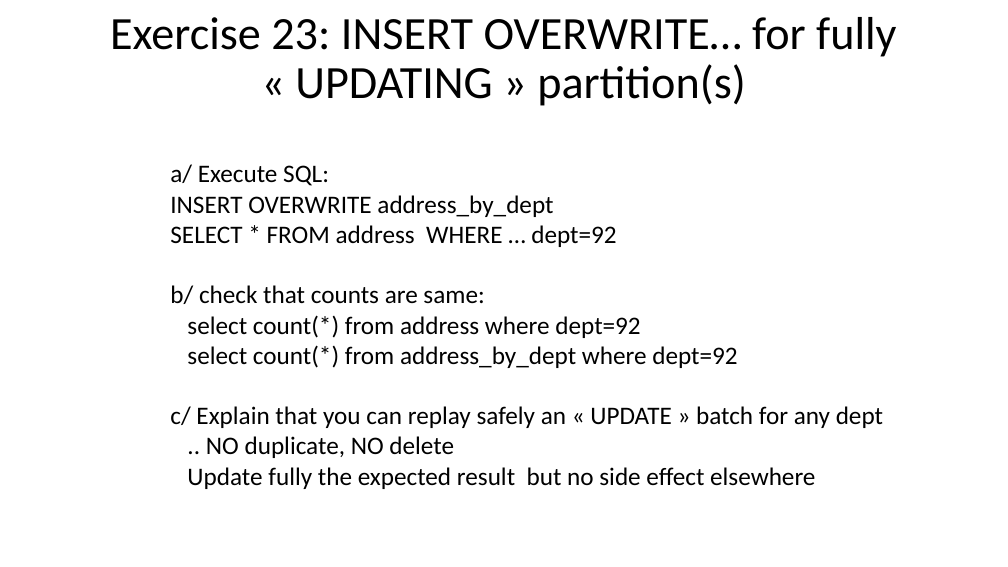
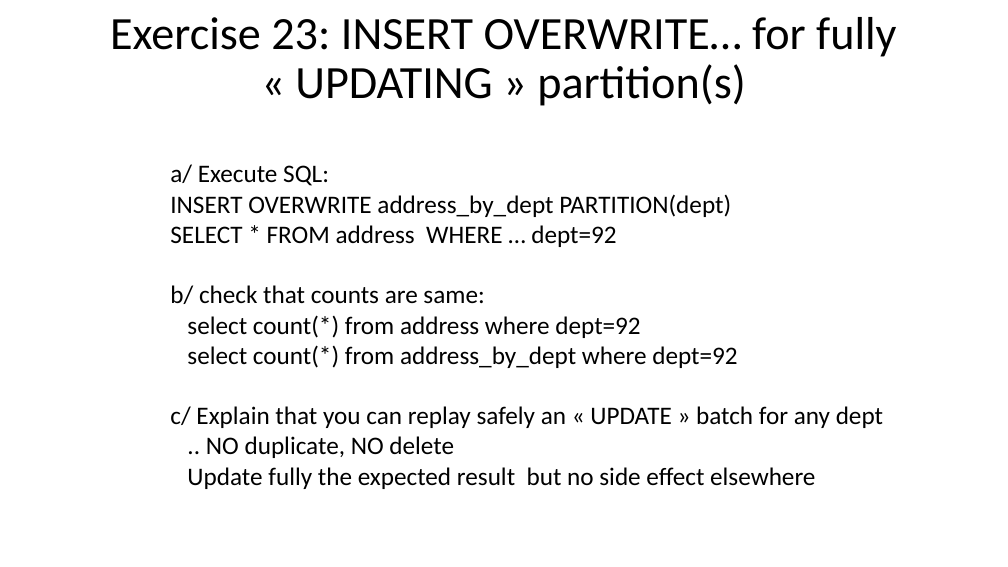
Before and after one commit to Arnaud-Nauwynck/presentations, a slide deck: slide 83 of pres-bigdata/Hands-On/TD3-sql-metastore.pptx (slide 78 before the commit). Drawn at 1008x567 pixels with LibreOffice and Linux fonts; fonts in the diff are those of the drawing. Boxes give left, top, right and bottom in pixels: in the first picture for what was removed or moved away, otherwise in the second. Text is boxed around its words. In the diff, an @@ line names an element or a change of style, - is before the commit and + after.

```diff
--- a/pres-bigdata/Hands-On/TD3-sql-metastore.pptx
+++ b/pres-bigdata/Hands-On/TD3-sql-metastore.pptx
@@ text at [170,164,731,247]: text changed @@
-a/ Execute SQL:
-INSERT OVERWRITE address_by_dept
-SELECT * FROM address WHERE … dept=92
+a/ Execute SQL:
+INSERT OVERWRITE address_by_dept PARTITION(dept)
+SELECT * FROM address WHERE … dept=92
```
Also in this commit, not shown: 7 other slides changed, 5 slides added, 26 other files.
